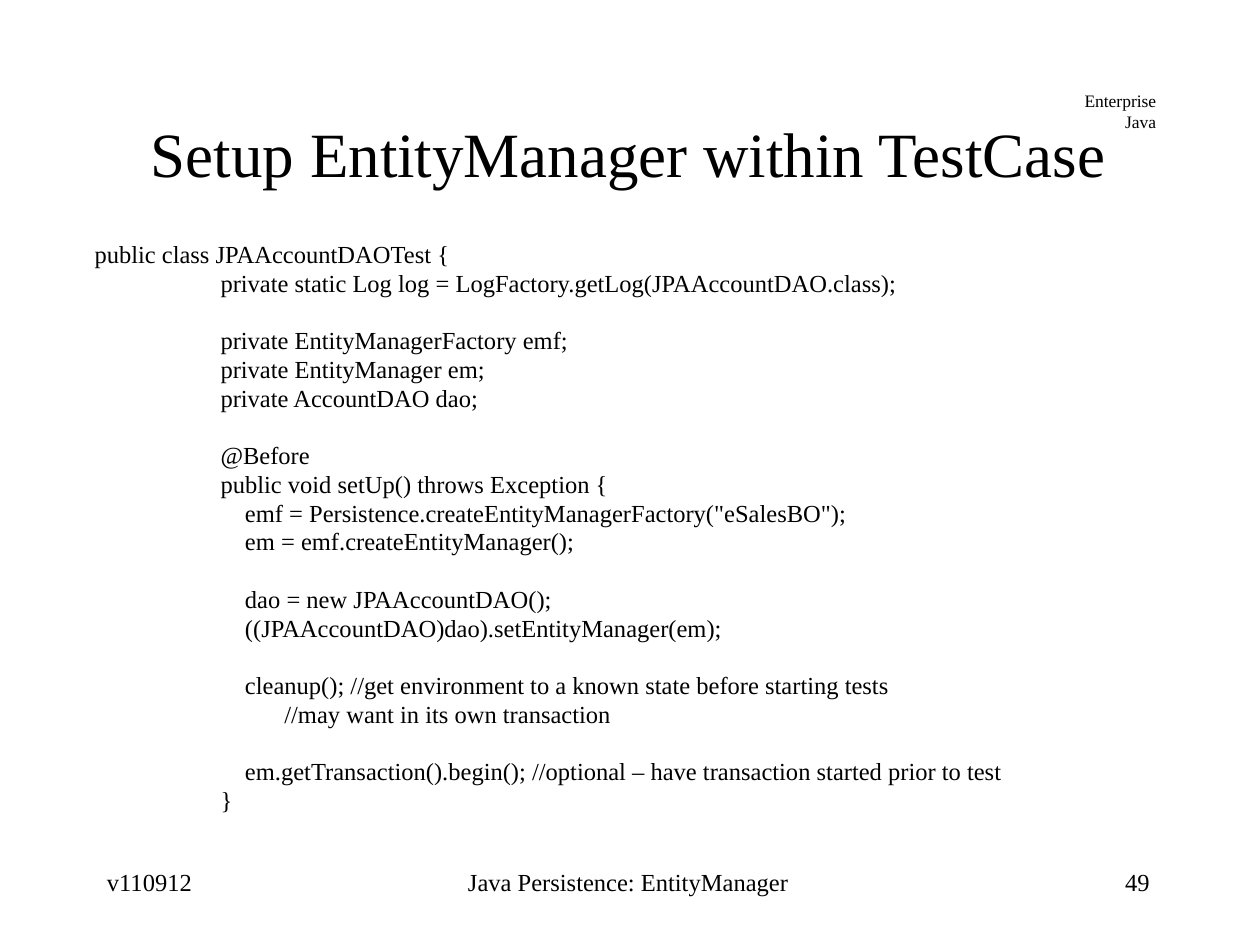
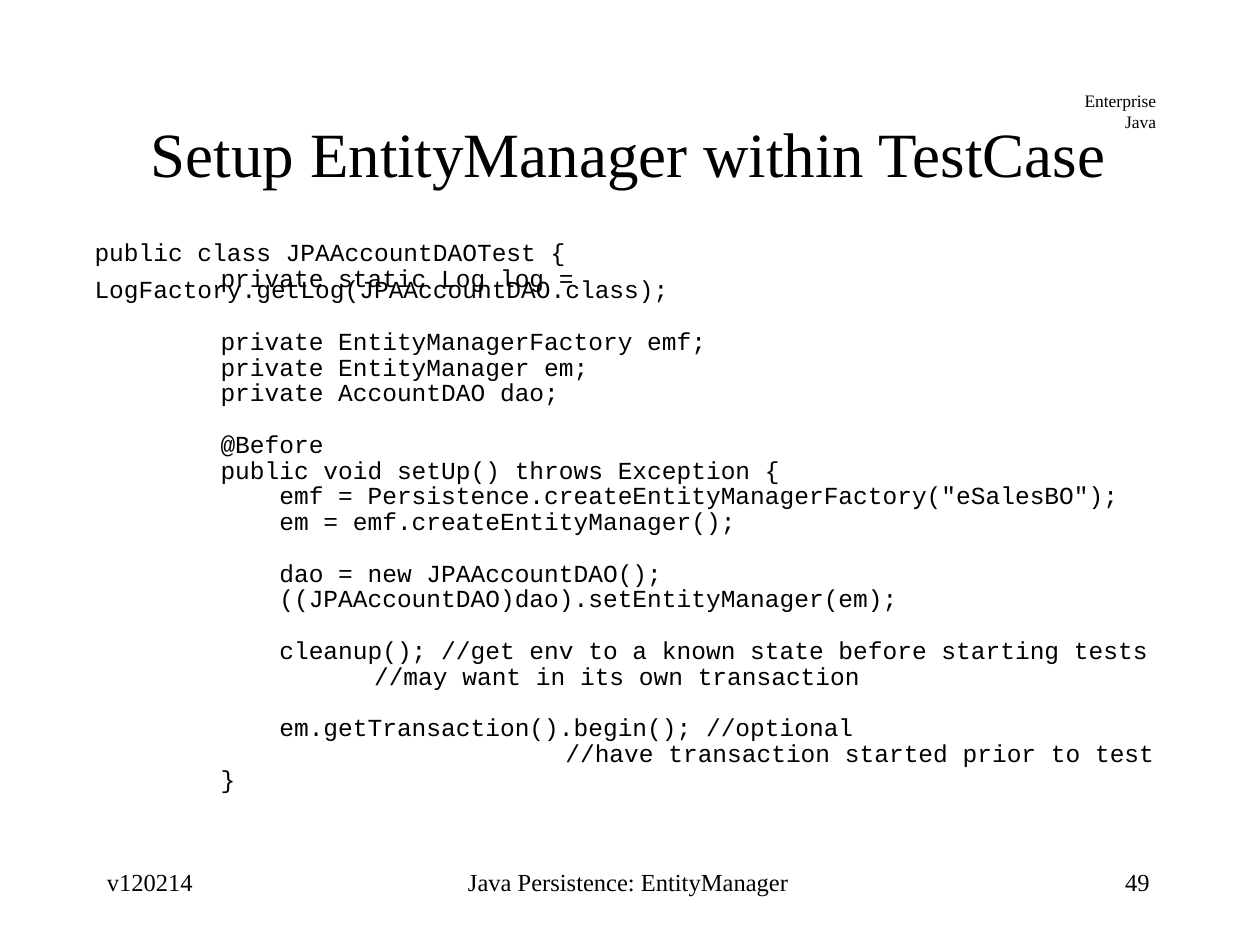
Before and after one commit to jcstaff/ejava-javaee, a slide deck: slide 49 of jpaDAO/src/site/resources/lectures/entityMgr.ppt. Drawn at 1260x945 pixels with LibreOffice and Linux fonts; fonts in the diff are those of the drawing. Boxes give left, top, right and bottom in pixels: in the first picture for what was removed or moved away, otherwise in the second. Text is boxed around its words. In the diff, an @@ line names an element or a change of style, - is before the commit and + after.

Commit message:
updated some page fonts

```diff
--- a/jpaDAO/src/site/resources/lectures/entityMgr.ppt
+++ b/jpaDAO/src/site/resources/lectures/entityMgr.ppt
@@ text at (94, 243, 1118, 690): font Times New Roman to Courier New in "public class JPAAccountDAOTest {", "private static Log log = LogFactory.getLog(JPAAccountDAO.cla ...", "private EntityManagerFactory emf;", "private EntityManager em;" and 9 more places; line spacing 0.5 to 0.4 @@
@@ text at (279, 641, 1148, 664): text changed; font Times New Roman to Courier New @@
-cleanup(); //get environment to a known state before starting tests
+cleanup(); //get env to a known state before starting tests
@@ text at (279, 718, 1154, 767): text changed; font Times New Roman to Courier New @@
-em.getTransaction().begin(); //optional – have transaction started prior to test
+em.getTransaction().begin(); //optional
+//have transaction started prior to test
@@ text at (107, 874, 193, 892): text changed @@
-v110912
+v120214
```
Also in this commit, not shown: 54 other slides changed.
